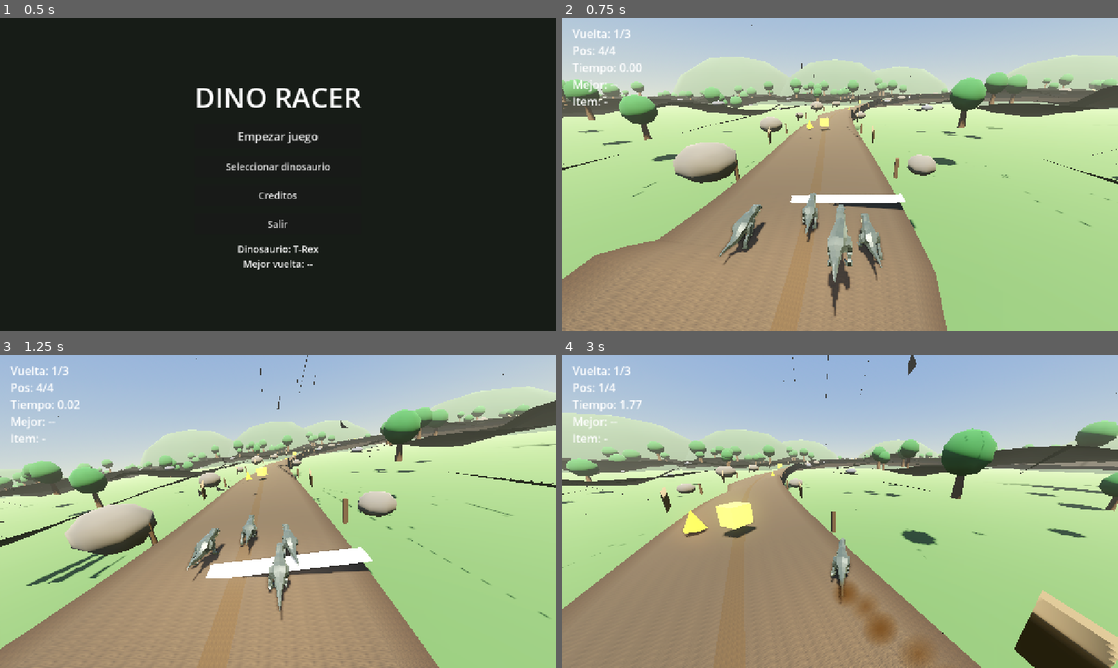
Above: before the commit, frames 1-4 (two rows, left to right).
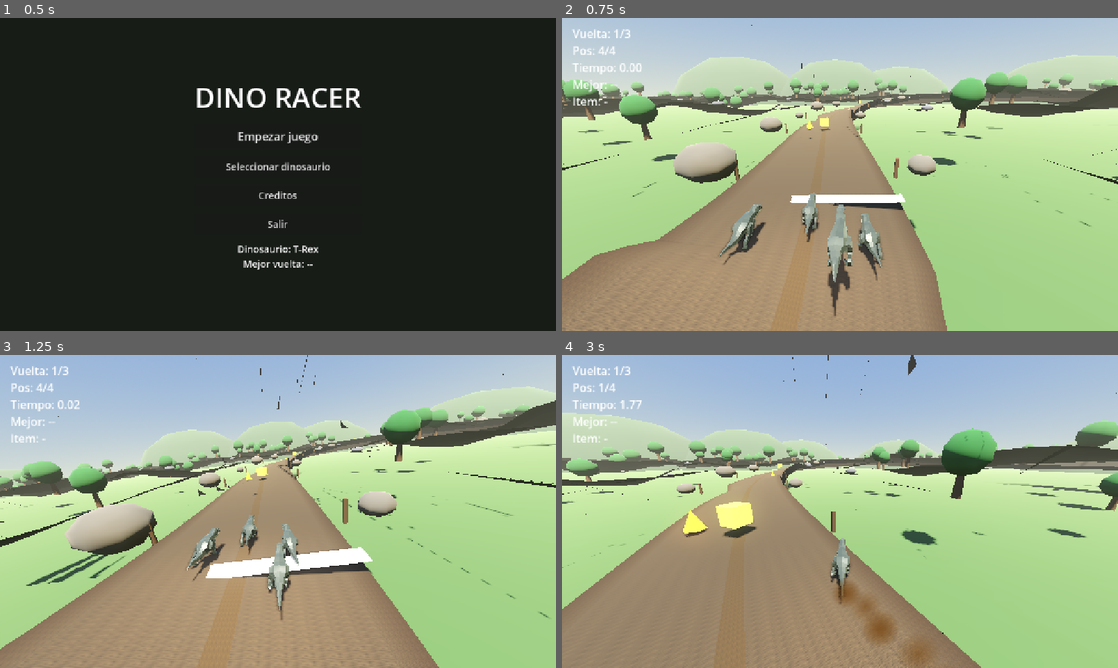
Above: after the commit, the same moments.

Repository: antoniojmonge/dinogame
Game: Godot game, scene res://scenes/menu.tscn
The game is run twice, just before and just after one commit, with the same random seed, the same clock (stepped at 60 frames per second) and the same inputs.
Inputs:
- Up to frame 1 (0.5 s): no input
- Up to frame 2 (0.75 s): click "Empezar juego" at 0.5 s
- Up to frame 3 (1.25 s): no input
- Up to frame 4 (3 s): tap Enter at 1.25 s; hold D (move_right) 1.28-2.03 s; tap E (ability) at 1.35 s; tap Space (jump) at 1.52, 2.27 s; hold A (move_left) 2.03-2.78 s; tap Shift (drift) at 2.1 s; hold D (move_right) from 2.78 s (still down); tap F (use_item) at 2.85 s

Frame 1 is identical in both runs. In frame 2, less than 0.1% of the frame differs, in the area x 37-96%, y 22-41%; in frame 3, less than 0.1%; in frame 4, 3.1%, in the area x 17-100%, y 32-100%.

Commit message:
Quita cuerdas de los postes (artefactos de lineas finas)

Diff:
--- a/scripts/track.gd
+++ b/scripts/track.gd
@@ -522,7 +522,7 @@
 				rope_tfs.append(_rope_transform(arr[i - 1], top))
 
 	_fill_multimesh(post_mm, post_tfs)
-	_fill_multimesh(rope_mm, rope_tfs)
+	rope_mm.instance_count = 0
 	_fill_multimesh(rock_mm, rock_tfs)
 
 	var post_inst := MultiMeshInstance3D.new()
